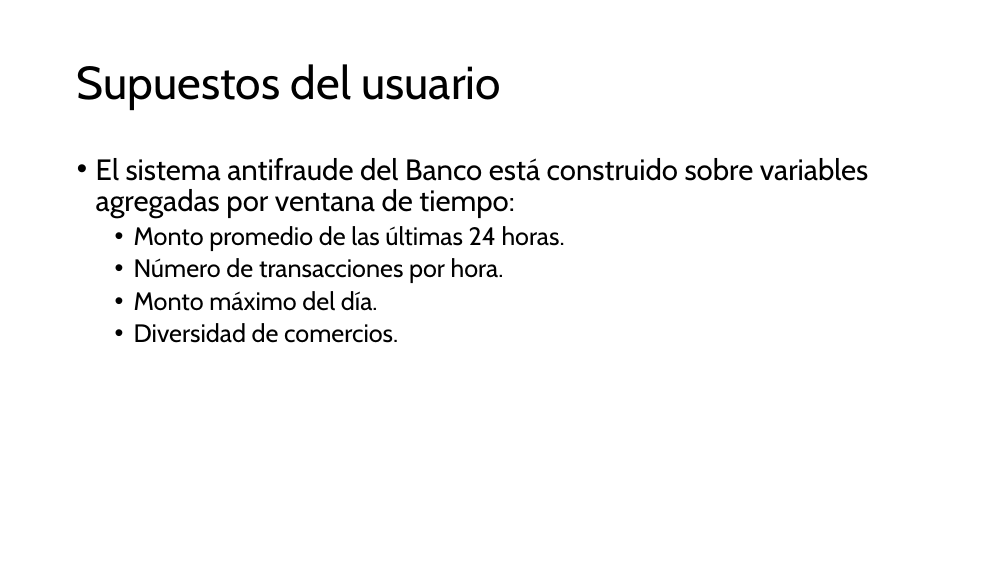
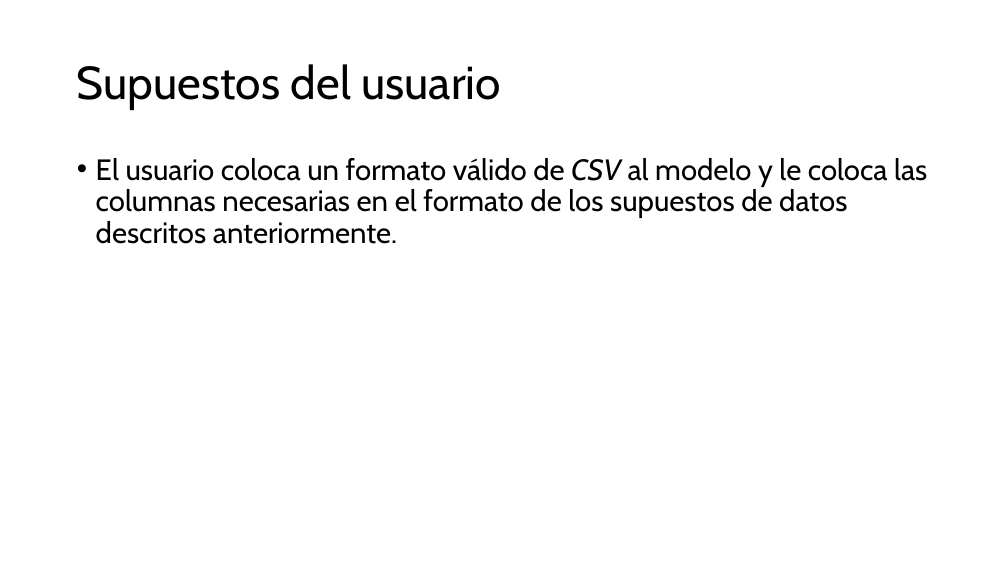
Before and after one commit to ricrod01/PROYECTO_4_DL, a slide deck: slide 6 of docs/Presentacion_Proyecto4.pptx (slide 5 before the commit). Drawn at 1008x567 pixels with LibreOffice and Linux fonts; fonts in the diff are those of the drawing. Boxes give left, top, right and bottom in pixels: in the first picture for what was removed or moved away, otherwise in the second. Text is boxed around its words. In the diff, an @@ line names an element or a change of style, - is before the commit and + after.

Commit message:
Se agregan supuestos de datosy se actualizan los otros supuestos.

```diff
--- a/docs/Presentacion_Proyecto4.pptx
+++ b/docs/Presentacion_Proyecto4.pptx
@@ text at bbox=[96, 158, 927, 244]: text changed; size 24 to 28 pt @@
-• El sistema antifraude del Banco está construido sobre variables agregadas por ventana de tiempo:
-  • Monto promedio de las últimas 24 horas.
-  • Número de transacciones por hora.
-  • Monto máximo del día.
-  • Diversidad de comercios.
+• El usuario coloca un formato válido de CSV al modelo y le coloca las columnas necesarias en el formato de los supuestos de datos descritos anteriormente.
```
Also in this commit, not shown: 1 other slide changed, 1 slide added.
